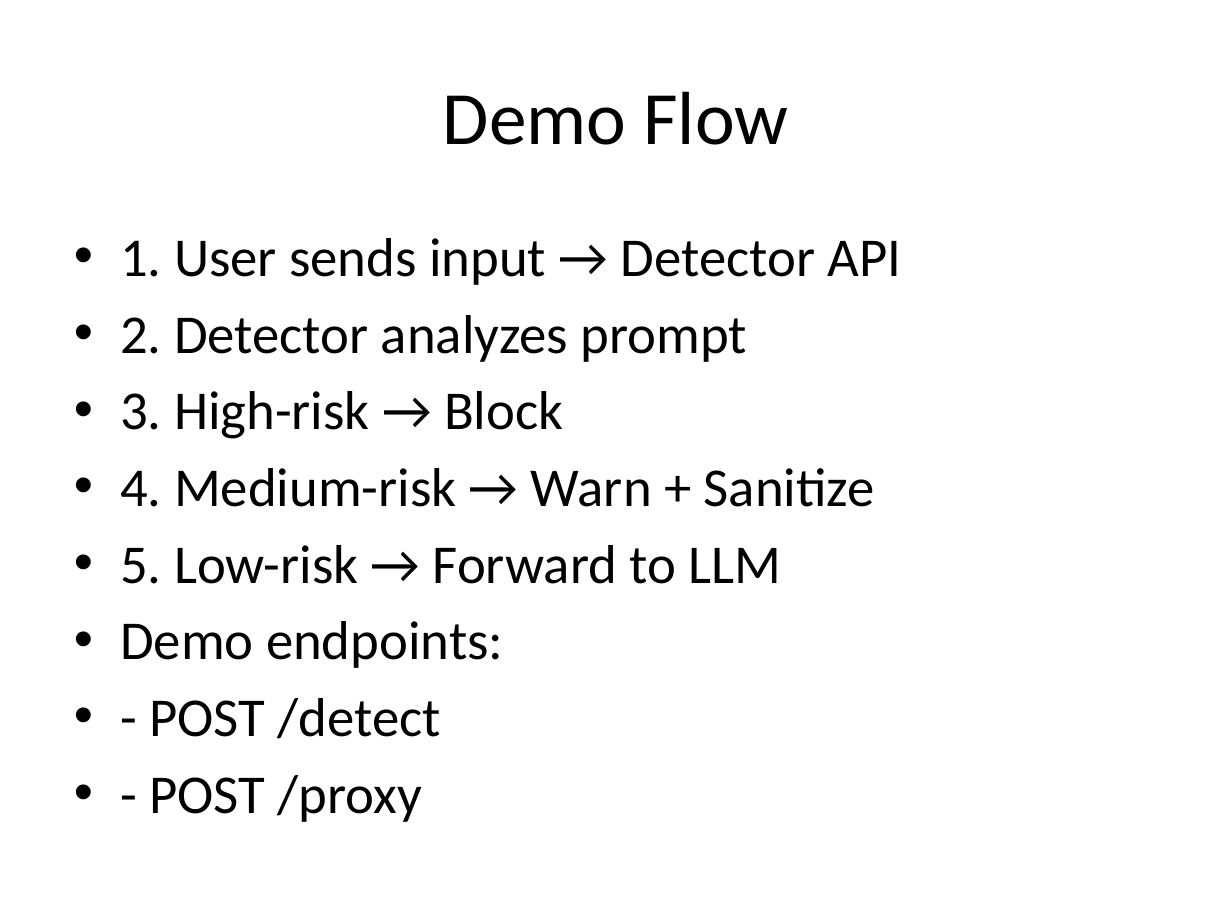
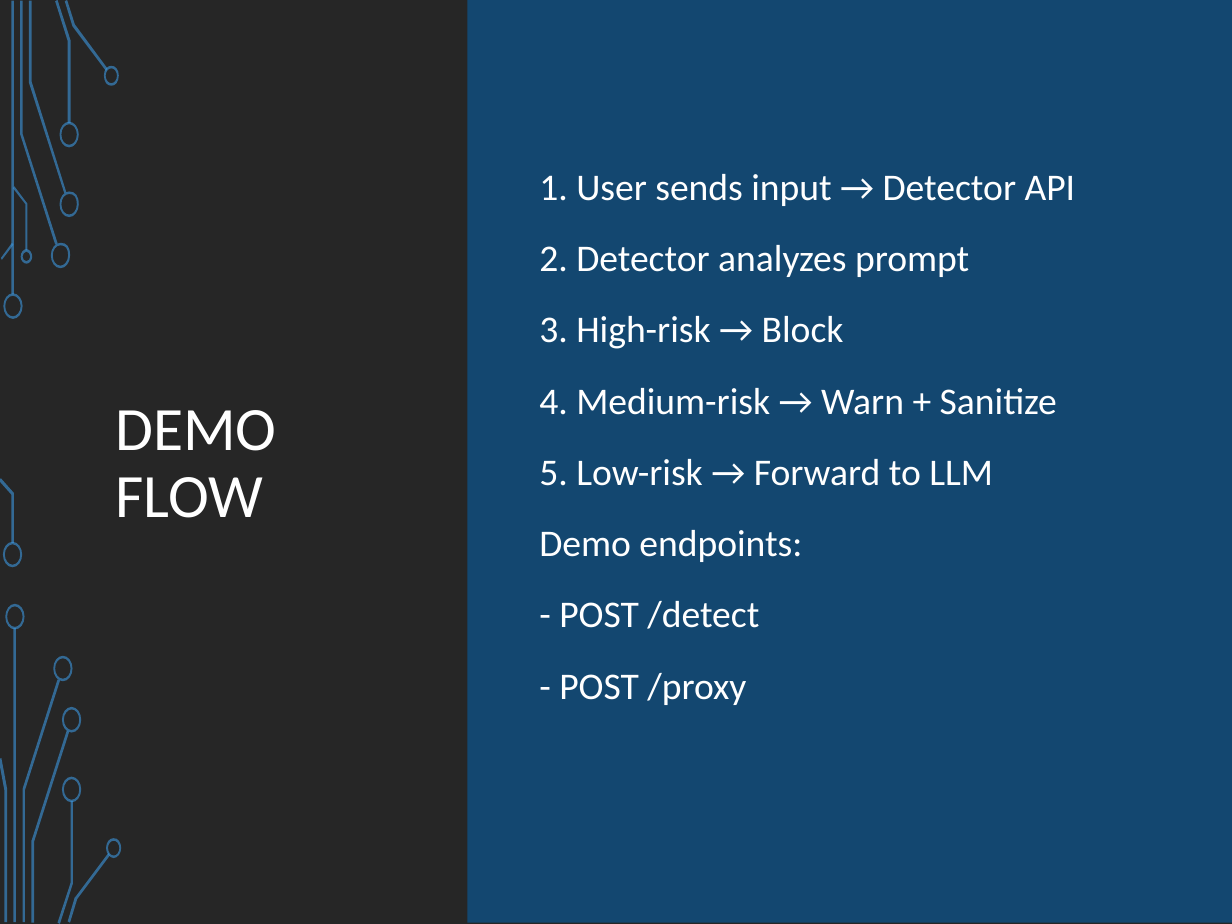
Before and after one commit to NguiWeily/Prompt-Injection-Detector, a slide deck: slide 4 of Adversarial_Prompt_Injection_Detector_Pitch.pptx. Drawn at 1232x924 pixels with LibreOffice and Linux fonts; fonts in the diff are those of the drawing; background and template pictures are left out. Boxes give left, top, right and bottom in pixels: in the first picture for what was removed or moved away, otherwise in the second. Text is boxed around its words. In the diff, an @@ line names an element or a change of style, - is before the commit and + after.

```diff
--- a/Adversarial_Prompt_Injection_Detector_Pitch.pptx
+++ b/Adversarial_Prompt_Injection_Detector_Pitch.pptx
@@ background #FFFFFF to picture (left out) @@
@@ rectangle added at [0,0,1232,924], fill #262626 @@
@@ round diag rect added at [467,0,1232,923], fill #134770 @@
@@ text "1. User sends input → ...": place and size @@
-text "1. User sends input → ..." at [120,238,902,822]
+text "1. User sends input → ..." at [539,174,1076,705]
@@ text "1. User sends input → ..." at [539,174,1076,705]: size 32 to 22 pt, text colour #000000 to #FFFFFF; bullet • to none; line spacing 1 to 1.2; more space between paragraphs @@
@@ title at [115,410,276,518]: text changed; size 44 to 36 pt; text colour #000000 to #FFFFFF @@
-Demo Flow
+DEMO FLOW
@@ group added at [0,0,122,924]: 24 freeform shapes, 2 rectangles @@
@@ group added at [0,0,1212,924]: 14 freeform shapes, 3 rectangles @@
```
Also in this commit, not shown: 8 other slides changed, 1 slide added, 1 slide removed, 3 other files.
